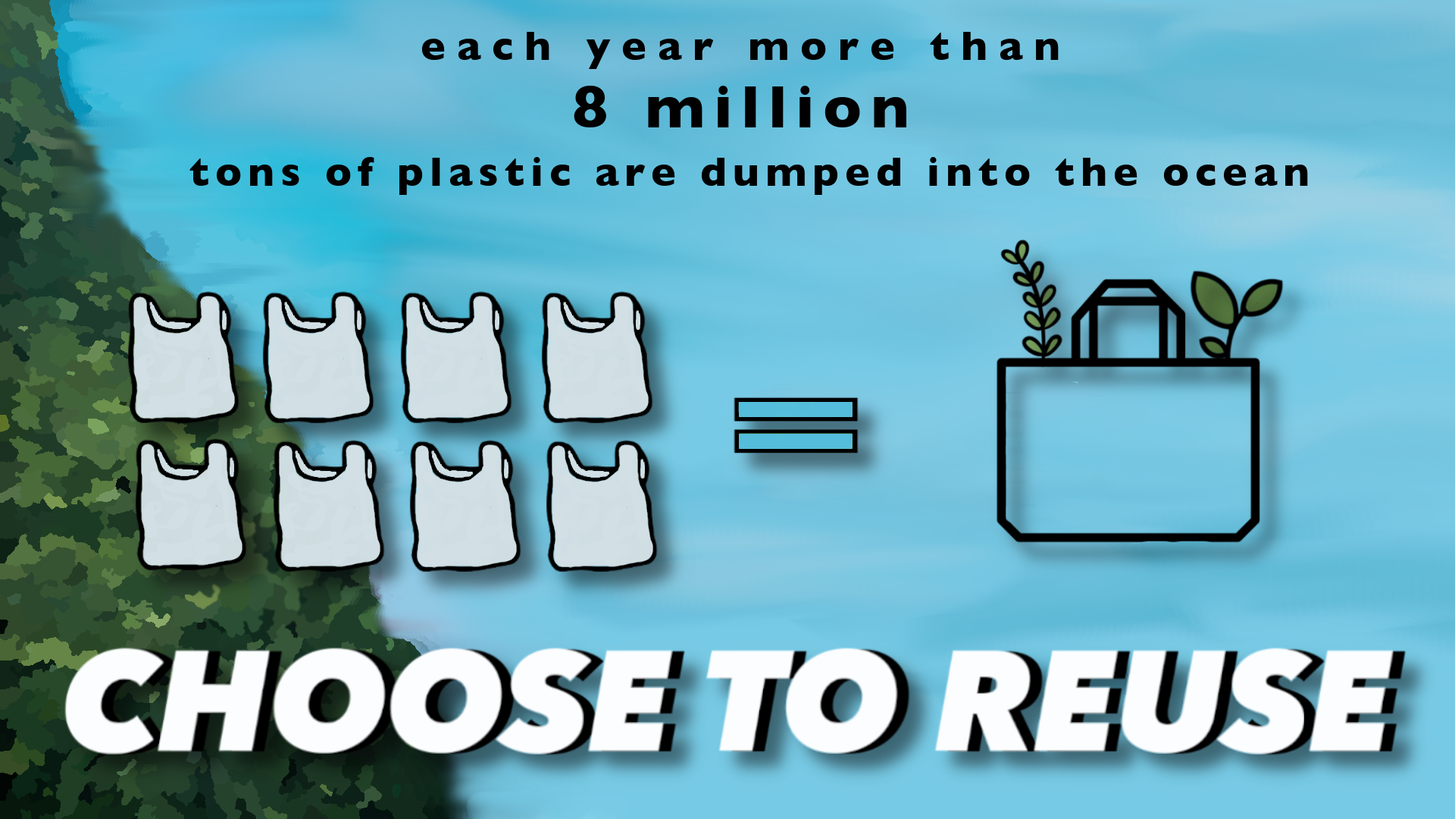
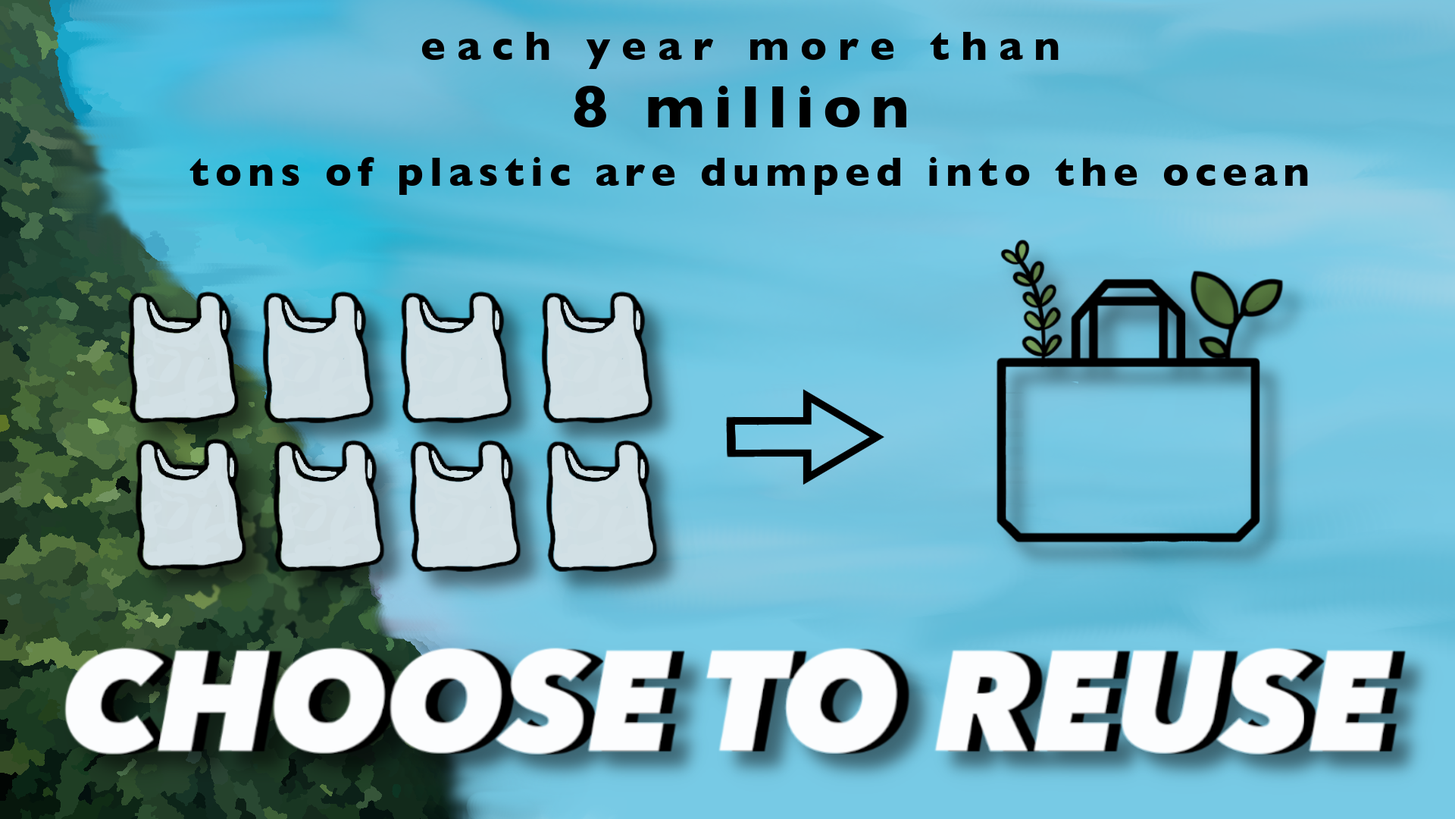
Revision of a layered 1455 × 819 image; what changed, layer by layer:
hid "=" over [left=726, top=388, right=890, bottom=486]
added layer "noun_Next_3135697.png" above "Background" over [left=726, top=388, right=886, bottom=486]
